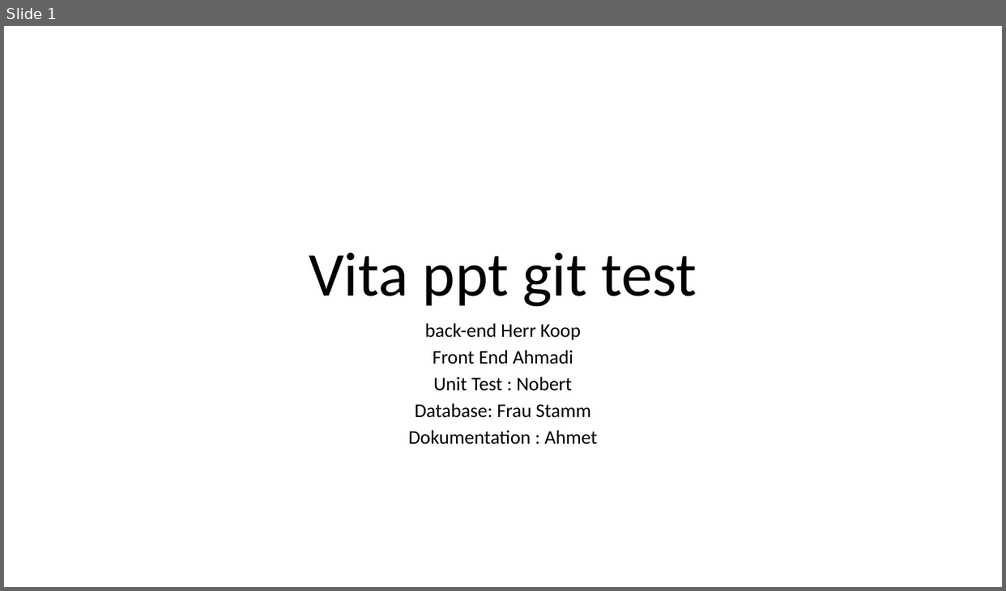
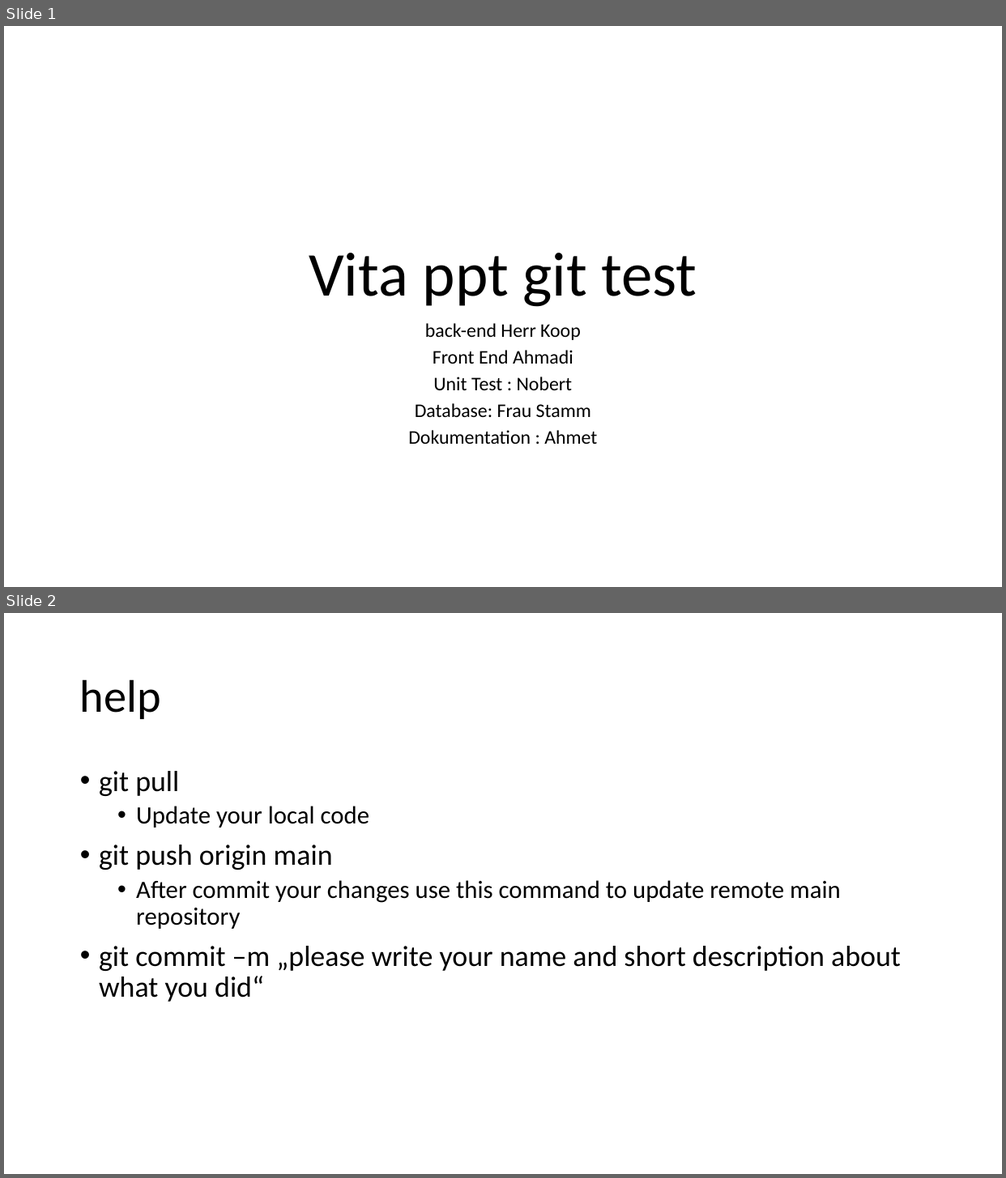
Before and after one commit to secure73/vita_presentation, a slide deck: vita.pptx. Shown one above the other, each under a label of ours: slide 1 before the commit, slides 1 and 2 after it. The pictures are 1006x591 and 1006x1178 pixels, drawn with LibreOffice and Linux fonts; fonts in the diff are those of the drawing. Boxes give left, top, right and bottom in pixels: in the first picture for what was removed or moved away, otherwise in the second. Text is boxed around its words. In the diff, an @@ line names an element or a change of style, - is before the commit and + after.

Commit message:
add page help

```diff
--- a/vita.pptx
+++ b/vita.pptx
@@ slide 2 added at [4,613,1002,1174], background #FFFFFF @@
@@ title added at [80,679,161,719], 44 pt, text #000000 @@
+help
@@ text added at [99,771,901,1002], 28 pt, text #000000 @@
+• git pull
+  • Update your local code
+• git push origin main
+  • After commit your changes use this command to update remote main repository
+• git commit –m „please write your name and short description about what you did“
```
